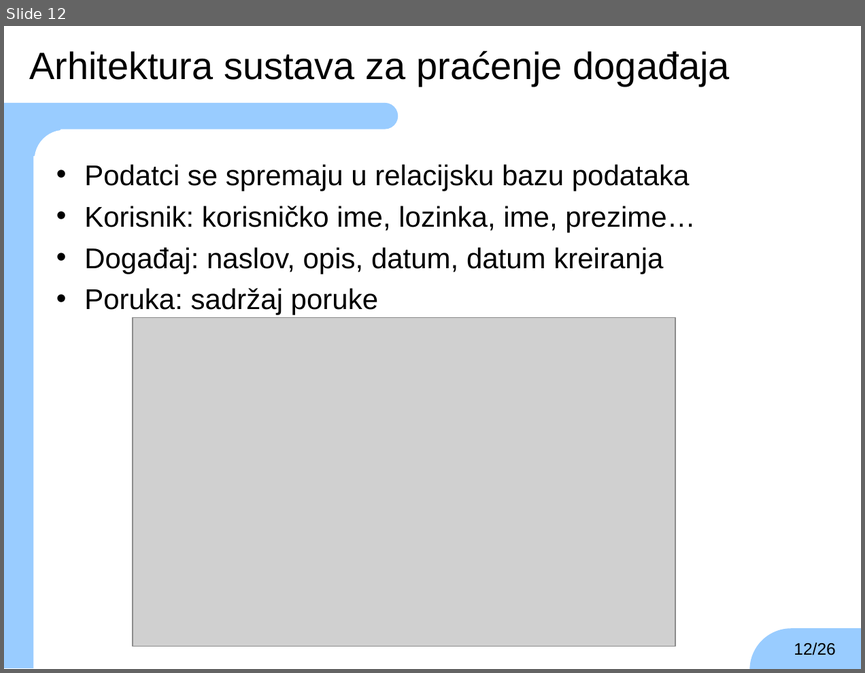
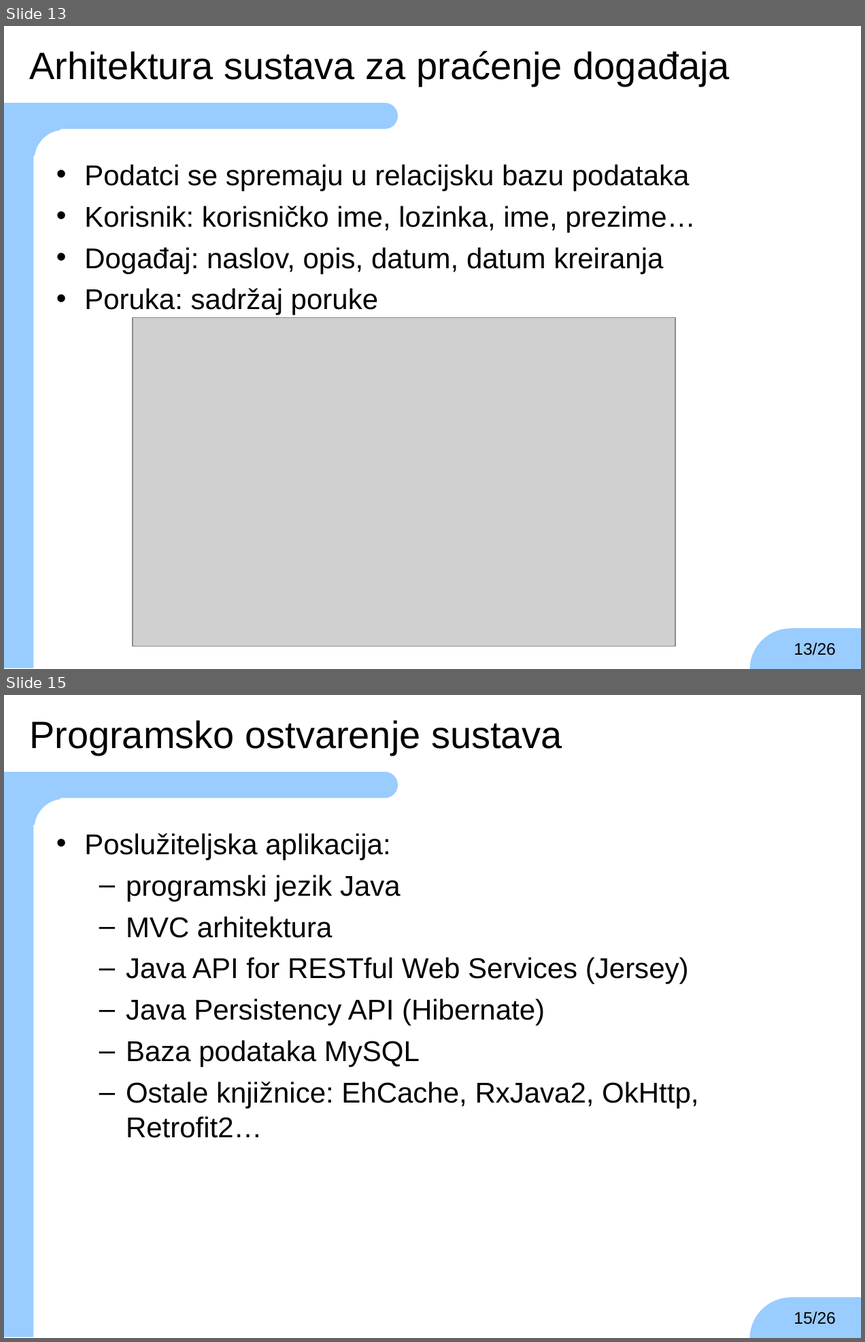
Before and after one commit to TheKarlo95/ZavrsniRad, a slide deck: zavrsni.ppt. Shown one above the other, each under a label of ours: slide 12 before the commit, slides 13 and 15 after it; the slides between them are not shown. The pictures are 865x673 and 865x1342 pixels, drawn with LibreOffice and Linux fonts; fonts in the diff are those of the drawing; grey boxes stand for pictures; background and template pictures are left out. Boxes give left, top, right and bottom in pixels: in the first picture for what was removed or moved away, otherwise in the second. Text is boxed around its words. In the diff, an @@ line names an element or a change of style, - is before the commit and + after.

```diff
--- a/zavrsni.ppt
+++ b/zavrsni.ppt
@@ slide 15 added at (x1=4, y1=695, x2=861, y2=1338), background #FFFFFF; not listed: 6 template elements that a slide beside it also shows @@
@@ text added at (x1=29, y1=720, x2=562, y2=755), 32 pt, text #000000 @@
+Programsko ostvarenje sustava
@@ text added at (x1=84, y1=833, x2=698, y2=1138), 24 pt, text #000000 @@
+• Poslužiteljska aplikacija:
+  – programski jezik Java
+  – MVC arhitektura
+  – Java API for RESTful Web Services (Jersey)
+  – Java Persistency API (Hibernate)
+  – Baza podataka MySQL
+  – Ostale knjižnice: EhCache, RxJava2, OkHttp, Retrofit2…
@@ page number added at (x1=793, y1=1311, x2=835, y2=1324), 14 pt, text #000000 @@
+15/26
@@ what was slide 12 is now slide 13 @@
@@ page number at (x1=793, y1=642, x2=835, y2=655): text changed @@
-12/26
+13/26
```
Also in this commit, not shown: 2 slides changed, 2 other slides added, 1 other file.
